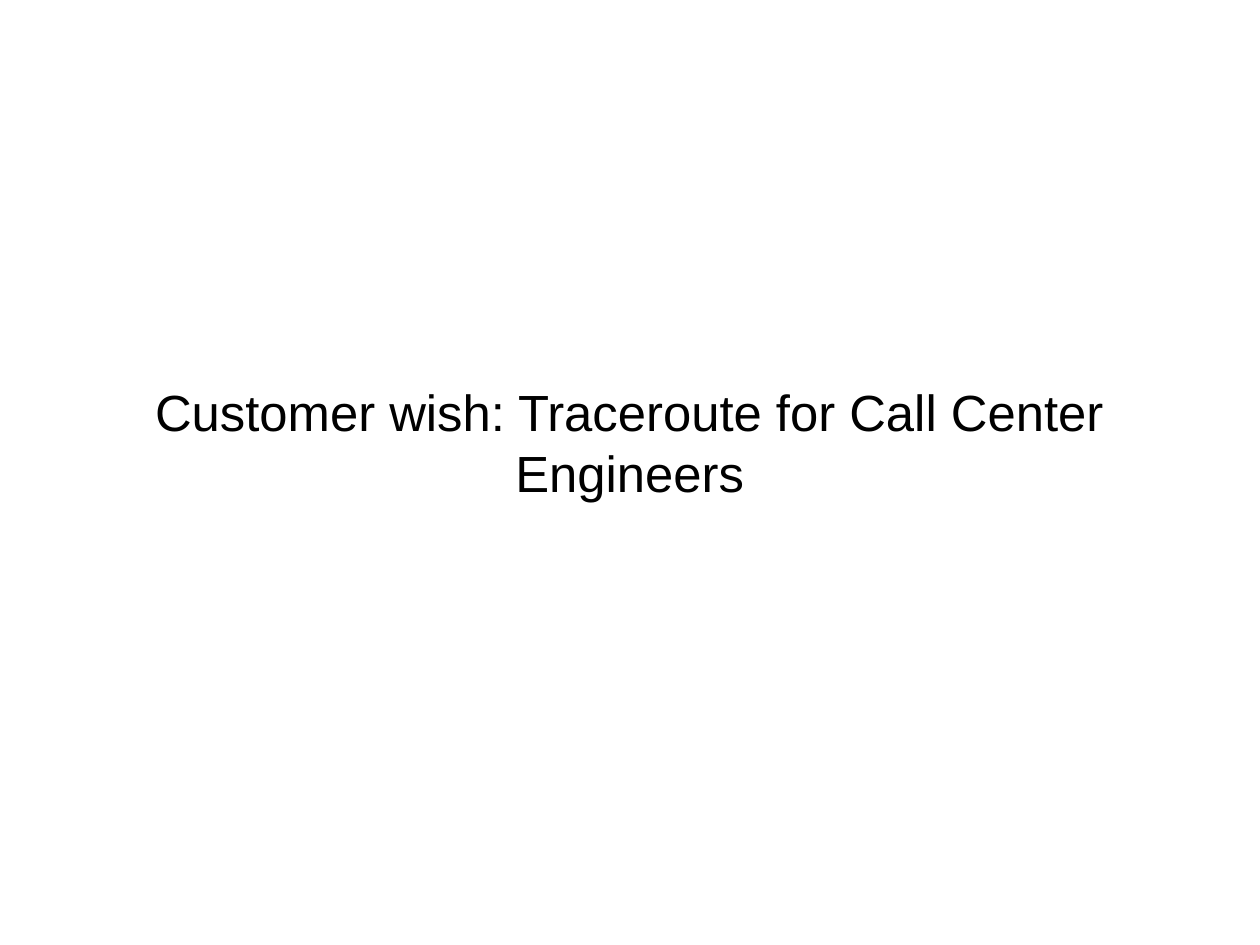
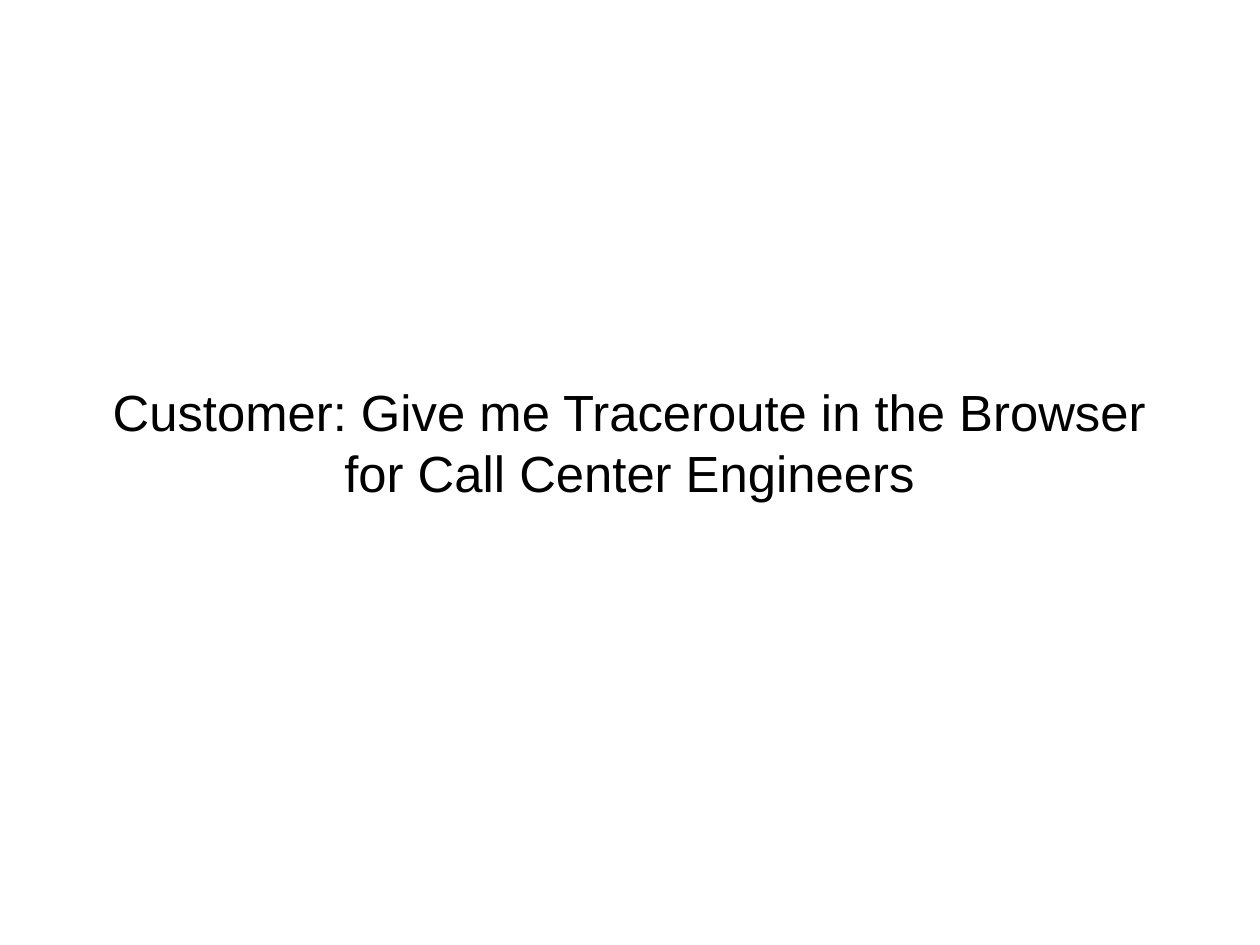
Before and after one commit to oetiker/remOcular, a slide deck: slide 4 of PR/remocular-netnod-2011-10.odp. Drawn at 1260x945 pixels with LibreOffice and Linux fonts; fonts in the diff are those of the drawing. Boxes give left, top, right and bottom in pixels: in the first picture for what was removed or moved away, otherwise in the second. Text is boxed around its words. In the diff, an @@ line names an element or a change of style, - is before the commit and + after.

```diff
--- a/PR/remocular-netnod-2011-10.odp
+++ b/PR/remocular-netnod-2011-10.odp
@@ subtitle at (x1=113, y1=394, x2=1145, y2=502): text changed @@
-Customer wish: Traceroute for Call Center Engineers
+Customer: Give me Traceroute in the Browser
+for Call Center Engineers
```
Also in this commit, not shown: 2 slides added, 1 slide removed.
